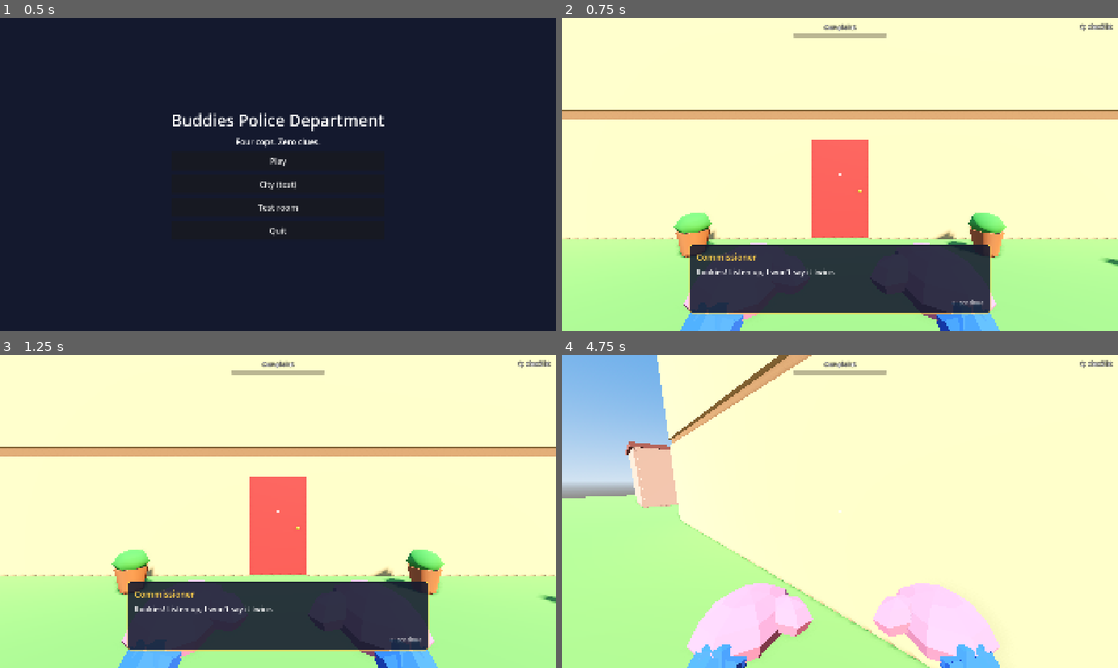
Above: before the commit, frames 1-4 (two rows, left to right).
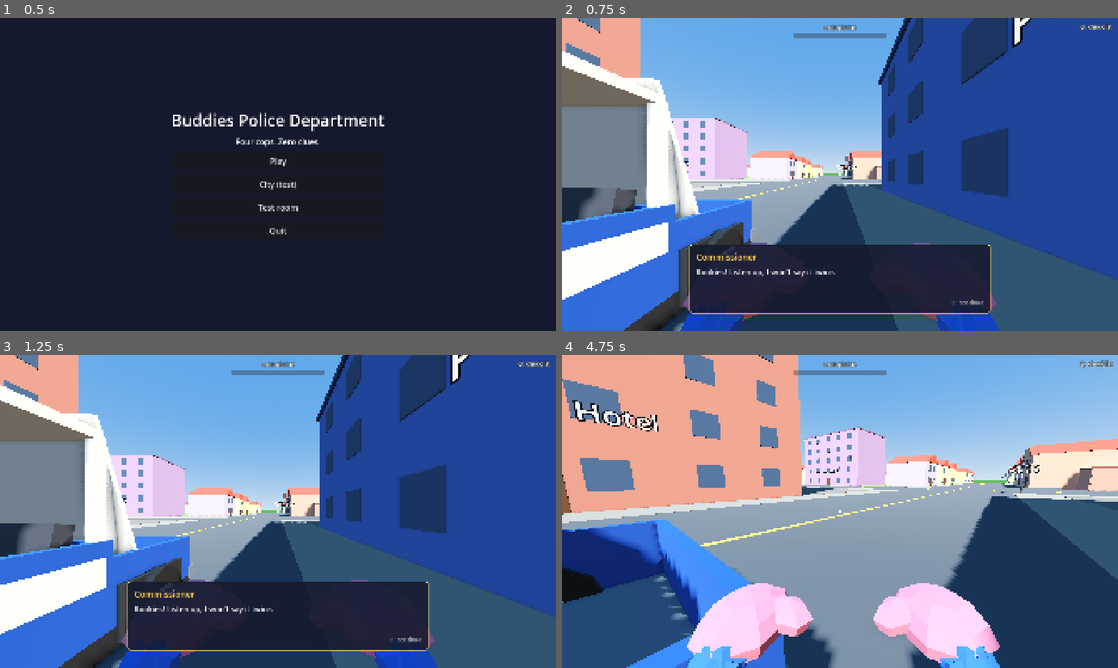
Above: after the commit, the same moments.

Repository: cristiangelini/BPD
Game: Godot game, scene res://scenes/ui/main_menu.tscn
The game is run twice, just before and just after one commit, with the same random seed, the same clock (stepped at 60 frames per second) and the same inputs.
Inputs (mouse positions are in pixels of both pictures, inside the frame that each line leads up to):
- Up to frame 1 (0.5 s): no input
- Up to frame 2 (0.75 s): click "Play" at 0.5 s
- Up to frame 3 (1.25 s): no input
- Up to frame 4 (4.75 s): tap Enter at 1.25 s; move the mouse to (962, 495) at 1.27 s; hold D (move_right) 1.28-2.03 s; hold R (ask) 1.28-2.03 s; click (962, 495) at 1.42 s; tap Space (jump) at 1.52, 2.27, 3.77, 4.52 s; tap Q (checklist) at 1.55, 2.1, 4.55 s; move the mouse to (812, 511) at 2.02 s; hold W (move_forward) from 2.03 s (still down); tap Shift (run) at 2.3 s; move the mouse to (851, 505) at 2.77 s; hold Shift (run) 2.78-3.53 s; tap E (use) at 3.05, 3.6 s; move the mouse to (834, 517) at 3.52 s; click (834, 517) at 3.67 s; tap R (ask) at 3.8 s; move the mouse to (878, 514) at 4.27 s; hold R (ask) from 4.28 s (still down)

Frame 1 is identical in both runs. In frame 2, 89% of the frame differs, in the area x 0-100%, y 0-100%; in frame 3, 89%; in frame 4, 91%.

Commit message:
Play the grandpa's case in the city, starting and ending at the station
Co-Authored-By: Claude Opus 5.5 (1M context) <noreply@anthropic.com>
Claude-Session: https://claude.ai/code/session_01UXwRy4nCUmp8Zcg5tBLZhH

Diff:
--- a/scenes/levels/grandpa_house.tscn
+++ b/scenes/levels/grandpa_house.tscn
@@ -7,6 +7,7 @@
 [ext_resource type="PackedScene" path="res://scenes/npc/grandpa.tscn" id="5"]
 [ext_resource type="PackedScene" path="res://scenes/vehicles/patrol_car.tscn" id="6"]
 [ext_resource type="PackedScene" path="res://scenes/ui/shift_screen.tscn" id="7"]
+[ext_resource type="Script" path="res://scripts/levels/city.gd" id="8"]
 
 [sub_resource type="ProceduralSkyMaterial" id="SkyMat"]
 sky_top_color = Color(0.32, 0.56, 0.9, 1)
@@ -54,6 +55,10 @@
 shadow_enabled = true
 shadow_blur = 1.5
 
+[node name="City" type="Node3D" parent="."]
+script = ExtResource("8")
+live_place = "grandpa"
+
 [node name="Built" type="Node3D" parent="."]
 
 [node name="Evidence" type="Node3D" parent="."]
@@ -64,7 +69,7 @@
 transform = Transform3D(1, 0, 0, 0, 1, 0, 0, 0, 1, -0.6, 0, 10)
 
 [node name="Cop" parent="." instance=ExtResource("2")]
-transform = Transform3D(1, 0, 0, 0, 1, 0, 0, 0, 1, 0, 0.1, 14)
+transform = Transform3D(1, 0, 0, 0, 1, 0, 0, 0, 1, -30.5, 0.1, 55.55)
 
 [node name="RamPickup" parent="." instance=ExtResource("4")]
 transform = Transform3D(0, 0, 1, 0, 1, 0, -1, 0, 0, 1.8, 0, 13.5)
@@ -144,6 +149,6 @@
 horizontal_alignment = 1
 
 [node name="PatrolCar" parent="." instance=ExtResource("6")]
-transform = Transform3D(0, 0, 1, 0, 1, 0, -1, 0, 0, -6, 0.05, 17.5)
+transform = Transform3D(1, 0, 0, 0, 1, 0, 0, 0, 1, -33, 0.05, 55)
 
 [node name="ShiftScreen" parent="." instance=ExtResource("7")]
--- a/scripts/case/case_objectives.gd
+++ b/scripts/case/case_objectives.gd
@@ -22,7 +22,7 @@
 				"done": suspicions[i].state == "right", "optional": false, "status": true})
 	list.append(_row(facts.get("find", "OBJ_FIND"), facts.found or facts.delivered))
 	list.append(_row("OBJ_TRUNK", facts.delivered))
-	list.append(_row("OBJ_LEAVE", facts.delivered and facts.all_in_car))
+	list.append(_row("OBJ_LEAVE", facts.delivered and facts.all_in_car and facts.get("at_station", true)))
 	for extra: Dictionary in facts.get("extras", []):
 		list.append(_extra(extra.text, extra.done))
 	if facts.get("tupper_asked", false):
--- a/scripts/levels/city.gd
+++ b/scripts/levels/city.gd
@@ -20,11 +20,19 @@
 const COMISARIO_MODEL := preload("res://assets/models/npc_comisario.glb")
 const HEDGE_HEIGHT := 2.5
 
+## The place whose case is on today: its own scene builds it, so the city leaves its lot empty.
+@export var live_place := ""
+
 var _materials := {}
-@onready var _built: Node3D = $Built
+var _built: Node3D
 
 
 func _ready() -> void:
+	_built = get_node_or_null("Built")
+	if _built == null:
+		_built = Node3D.new()
+		_built.name = "Built"
+		add_child(_built)
 	_build()
 	var door := CityLayout.door_of("station")
 	var comisario: Node3D = COMISARIO_MODEL.instantiate()
@@ -44,6 +52,8 @@
 		for col in CityLayout.COLUMNS:
 			_block(Vector2i(col, row))
 	for p: Dictionary in CityLayout.PLACES:
+		if p.id == live_place:
+			continue
 		_building(p.block, p.side, p.along, p.size, p.color, p.sign, CityLayout.SHOPS.has(p.id), p.id == "grandpa")
 	for lot: Dictionary in CityLayout.fillers():
 		_building(lot.block, lot.side, lot.along, lot.size, lot.color, "", false,
@@ -58,9 +68,13 @@
 		_box(Vector3(s * reach.x, HEDGE_HEIGHT / 2, 0), Vector3(1, HEDGE_HEIGHT, size.y + 2), HEDGE)
 
 
-## Sidewalk ring and the ground of the block: grass for houses and the plaza, paved elsewhere.
+## Sidewalk ring and the ground of the block: grass for houses and the plaza, paved elsewhere. The live place's
+## block has none: its scene brings its own ground.
 func _block(block: Vector2i) -> void:
 	var center := CityLayout.block_center(block)
+	var live := CityLayout.place(live_place)
+	if not live.is_empty() and live.block == block:
+		return
 	var inner := CityLayout.BLOCK - CityLayout.SIDEWALK * 2
 	_mesh_box(center + Vector3(0, 0.015, 0), Vector3(CityLayout.BLOCK, 0.01, CityLayout.BLOCK), SIDEWALK)
 	var ground := PAVED
--- a/scripts/levels/city_layout.gd
+++ b/scripts/levels/city_layout.gd
@@ -132,3 +132,18 @@
 static func door_of(id: String) -> Vector3:
 	var p := place(id)
 	return lot_center(p.block, p.side, p.along, p.size.z) + side_normal(p.side) * (p.size.z / 2)
+
+
+## Where the city goes so that place `id` sits at the origin with its front facing +Z, the way a case scene
+## builds its place (the grandpa's house builds itself there and the city is laid around it).
+static func anchor(id: String) -> Transform3D:
+	var p := place(id)
+	var lot := Transform3D(Basis(Vector3.UP, side_turn(p.side)), lot_center(p.block, p.side, p.along, p.size.z))
+	return lot.affine_inverse()
+
+
+## The street spot in front of a place's door where the patrol car parks, and the car's turn to run along it.
+static func parking(id: String) -> Transform3D:
+	var p := place(id)
+	var spot := door_of(id) + side_normal(p.side) * (SIDEWALK + 3.0)
+	return Transform3D(Basis(Vector3.UP, side_turn(p.side) + PI / 2), spot)
--- a/scripts/levels/grandpa_house.gd
+++ b/scripts/levels/grandpa_house.gd
@@ -25,6 +25,8 @@
 const MENU_SCENE := "res://scenes/ui/main_menu.tscn"
 ## Seconds between solving or failing the case and the end of shift screen.
 const SHIFT_DELAY := 2.5
+## How close to its spot at the station the car has to stop to end the shift, in meters (propuesta).
+const STATION_RADIUS := 12.0
 const GRASS := Color(0.45, 0.72, 0.3)
 const ROAD := Color(0.32, 0.33, 0.36)
 const OUTSIDE := Color(1.0, 0.84, 0.55)
@@ -186,6 +188,8 @@
 @onready var _built: Node3D = $Built
 @onready var grandpa: Grandpa = $Grandpa
 @onready var car: PatrolCar = $PatrolCar
+## Where the patrol car parks at the station: the shift ends when everyone gets back there (decision 83).
+var station_parking: Transform3D
 
 
 func _ready() -> void:
@@ -194,6 +198,7 @@
 	if story == null:
 		story = pick_story(case_seed, OS.get_cmdline_user_args())
 	rig = story.rig.new() if story.rig != null else StoryRig.new()
+	_place_in_city()
 	_build()
 	_place_dressers()
 	_bake_navigation()
@@ -291,6 +296,7 @@
 		"found": main_found,
 		"delivered": car.is_delivered(main_evidence()),
 		"all_in_car": all_in,
+		"at_station": car_at_station(),
 		"extras": rig.extras(self) if story_known else [],
 		"suspicions": suspicions.map(func(id: String) -> Dictionary: return {"name": "SUSPECT_" + id,
 			"state": "right" if story_known and id == story.id else ("wrong" if wrong_marks.has(id) else "open")}),
@@ -540,7 +546,7 @@
 
 
 func _check_solved() -> void:
-	if case_solved or case_failed or not story_known or not car.is_delivered(main_evidence()):
+	if case_solved or case_failed or not story_known or not car.is_delivered(main_evidence()) or not car_at_station():
 		return
 	for cop in get_tree().get_nodes_in_group("cops"):
 		if (cop as Cop).vehicle != car:
@@ -565,6 +571,23 @@
 	%CaseFailed.text = reason
 	%CaseFailed.show()
 	_finish_soon()
+
+
+## The house stays at the origin and the city goes around it. The shift starts at the station: the scene puts
+## the car on its spot out front and the cop by the driver's door.
+func _place_in_city() -> void:
+	var city: Node3D = $City
+	city.transform = CityLayout.anchor("grandpa")
+	station_parking = city.transform * CityLayout.parking("station")
+
+
+func car_at_station() -> bool:
+	return car.global_position.distance_to(station_parking.origin) < STATION_RADIUS
+
+
+func _physics_process(_delta: float) -> void:
+	# The car arriving at the station is what closes the case once everything else is done.
+	_check_solved()
 
 
 ## The grandpa walks on a navigation mesh baked from the built house when the scene loads.
@@ -601,9 +624,8 @@
 
 func _build() -> void:
 	var up := GameScale.FLOOR_HEIGHT
+	# The garden; the street in front and the rest of the town come from the city around the house.
 	_box(Vector3(0, -0.1, 4), Vector3(60, 0.2, 52), GRASS)
-	# The street in front of the house, where the patrol car waits (visual only, flat on the grass).
-	_mesh_box(Vector3(0, 0.005, 17.5), Vector3(60, 0.01, 6), ROAD)
 	_box(Vector3(0, 0.01, 0), Vector3(HALF_X * 2, 0.02, HALF_Z * 2), FLOOR_WOOD)
 	# Upstairs floor, with the hole over the stairs.
 	var hole_east := STAIR_X + GameScale.STAIR_WIDTH / 2
--- a/tests/unit/test_case_delivery.gd
+++ b/tests/unit/test_case_delivery.gd
@@ -42,3 +42,31 @@
 	house.main_evidence().hit(100.0)
 	assert_true(house.case_failed)
 	assert_eq(house.get_node("%CaseFailed").text, "CASE_FAILED_BROKEN")
+
+
+func test_the_shift_starts_at_the_station_in_the_city() -> void:
+	var house := _house()
+	await wait_physics_frames(5)
+	assert_true(house.car_at_station(), "the car waits on its spot at the station")
+	assert_lt(house.get_node("Cop").global_position.distance_to(house.car.global_position), 4.0, "the cop starts by the car")
+	assert_gt(house.car.global_position.length(), 40.0, "the station is a drive away from the house")
+	var door: Vector3 = house.get_node("City").transform * CityLayout.door_of("station")
+	assert_lt(door.distance_to(house.car.global_position), 10.0, "parked in front of the station door")
+
+
+func test_with_everything_done_away_from_the_station_the_case_waits() -> void:
+	var house := _house()
+	await wait_physics_frames(30)
+	var car := house.car
+	car.global_position = Vector3(-3, 0.05, 17.5)
+	await wait_physics_frames(10)
+	var book := house.main_evidence()
+	book.global_position = car.to_global(Vector3(0, 0.6, -1.7))
+	await wait_physics_frames(10)
+	house.mark(house.suspicions.find(house.story.id))
+	car.enter(house.get_node("Cop"))
+	assert_false(house.case_solved, "still in front of the grandpa's house")
+	assert_false(house.objective_facts().at_station)
+	car.global_transform = house.station_parking.translated_local(Vector3.UP * 0.1)
+	await wait_physics_frames(10)
+	assert_true(house.case_solved, "back at the station, the shift ends")
--- a/translations/texts.csv
+++ b/translations/texts.csv
@@ -46,7 +46,7 @@
 OBJ_ENTER,Entrar a la casa (llave en una maceta o ariete),Get into the house (key in a pot or battering ram),Entrar na casa (chave num vaso ou aríete)
 OBJ_FIND,Encontrar la libreta de apuestas,Find the betting book,Achar o caderno de apostas
 OBJ_TRUNK,Dejarla en el baúl del patrullero,Put it in the patrol car's trunk,Deixar no porta-malas da viatura
-OBJ_LEAVE,Subir todos al patrullero,Everyone gets in the patrol car,Todos entram na viatura
+OBJ_LEAVE,Volver todos en el patrullero a la comisaría,Everyone drives back to the station,Todos voltam de viatura para a delegacia
 OBJ_BROKEN,Adornos rotos: %d (multa: %d),Broken ornaments: %d (fine: %d),Enfeites quebrados: %d (multa: %d)
 OBJ_COMPLAINT,Denuncia del abuelo: %d%%,Grandpa's complaint: %d%%,Denúncia do vovô: %d%%
 PROMPT_DRAWER,Mantén clic: agarra el cajón y tira despacio (agáchate para no arrancarlo),Hold click: grab the drawer and pull slowly (crouch so you don't rip it out),Segure o clique: pegue a gaveta e puxe devagar (agache para não arrancar)
Not shown, changed: CHANGELOG.md
